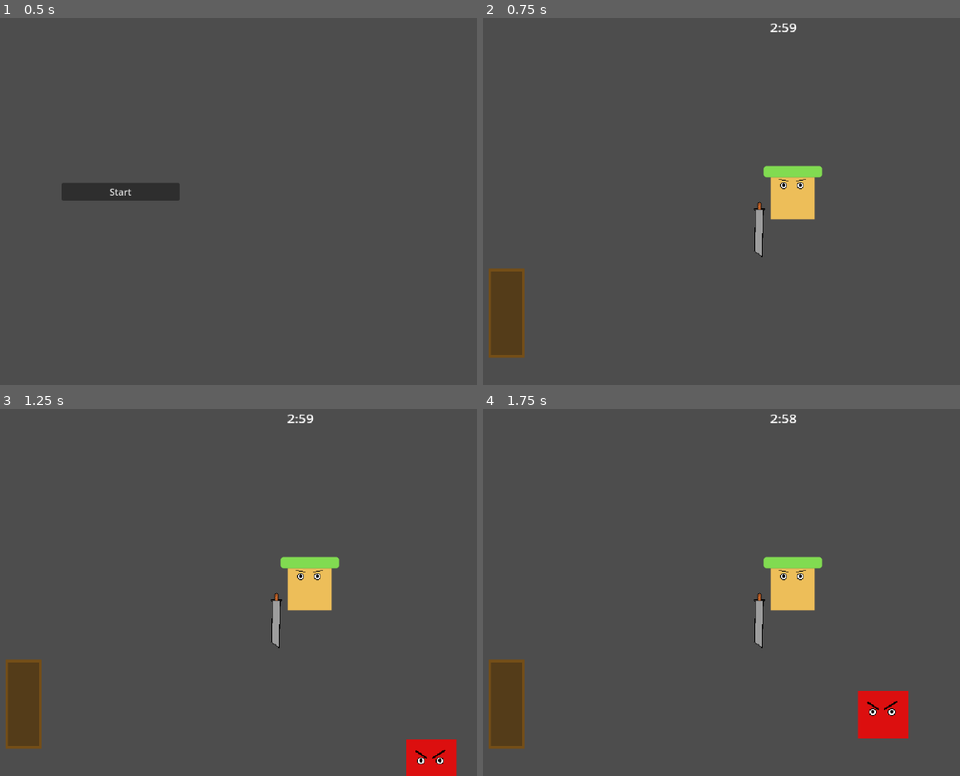
Above: before the commit, frames 1-4 (two rows, left to right).
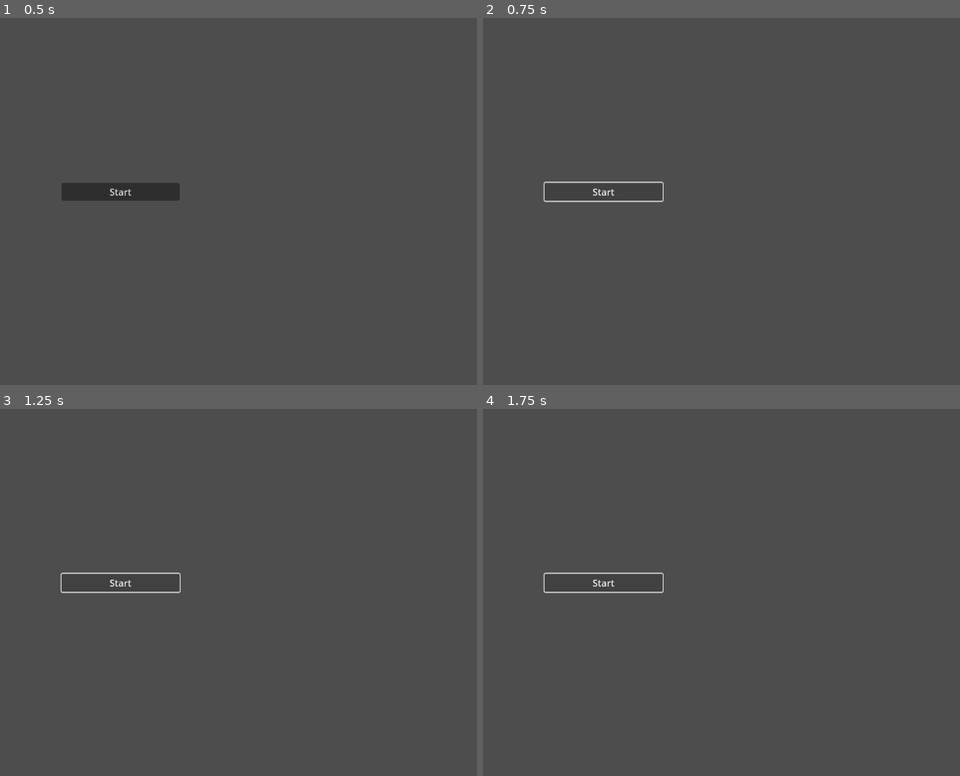
Above: after the commit, the same moments.

Repository: Filip22022/MazePrisoner
Game: Godot game, scene res://game.tscn
Two runs of this game, one before a commit and one after it. Both use one fixed random seed, a clock stepped at 60 frames per second and the inputs below.
Inputs (mouse positions are in pixels of both pictures, inside the frame that each line leads up to):
- Up to frame 1 (0.5 s): no input
- Up to frame 2 (0.75 s): click "Start" at 0.5 s
- Up to frame 3 (1.25 s): no input
- Up to frame 4 (1.75 s): click (602, 581) at 1.25 s, where only the run after the commit has a clickable "Start"

Frame 1 is identical in both runs. In frame 2, 3.9% of the frame differs, in the area x 1-72%, y 1-93%; in frame 3, 5.0%; in frame 4, 5.3%, in the area x 1-90%, y 1-93%.
Error after the commit: Parse Error: Too many arguments for "initialize()" call. Expected at most 1 but received 2. (res://scenes/SceneManager.gd:24)

Commit message:
Remove unused scene.initialize parameter

Diff:
--- a/scenes/Scene.gd
+++ b/scenes/Scene.gd
@@ -6,7 +6,7 @@
 
 var entered_from: Directions.Direction
 
-func initialize(entered_from: Directions.Direction, connections: Dictionary):
+func initialize(entered_from: Directions.Direction):
 	self.entered_from = entered_from
 
 func _on_transition_area_transition_entered(direction: Directions.Direction):
